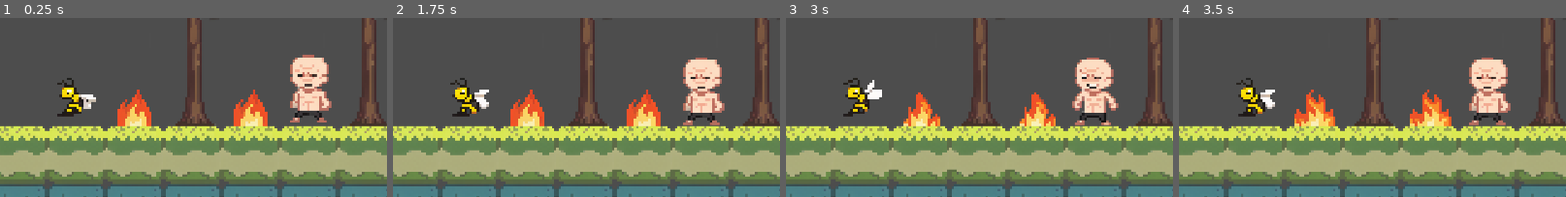
Above: before the commit, frames 1-4 (left to right).
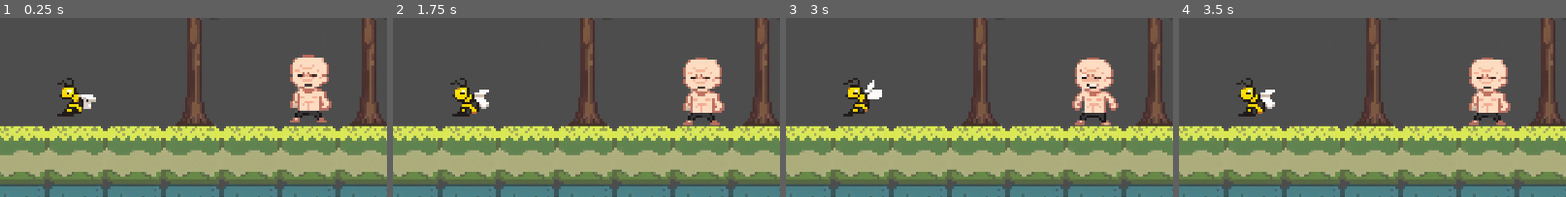
Above: after the commit, the same moments.

Repository: codenergy-dev/maricagamesjam2025_codenergy
Game: Godot game, scene res://scenes/game.tscn
Two runs of this game, one before a commit and one after it. Both use one fixed random seed, a clock stepped at 60 frames per second and the inputs below. The engine's default icon, where the game draws it, is replaced by a stand-in: a white triangle on a blue panel in a dark square.
Inputs:
- Up to frame 1 (0.25 s): no input
- Up to frame 2 (1.75 s): tap Enter (ui_accept) at 0.5, 0.77, 1.52 s; hold Right (ui_right) from 0.53 s (still down)
- Up to frame 3 (3 s): release Right (ui_right) at 2.03 s; hold Left (ui_left) 2.03-2.78 s; hold Right (ui_right) from 2.78 s (still down)
- Up to frame 4 (3.5 s): keep holding Right (ui_right); tap Enter (ui_accept) at 3.02 s
The pictures show only the part of the screen within x 29-79%, y 31-81%; the shares and areas given below are measured in that part.

The runs differ from the first frame. In frame 1, 2.4% of the frame differs, in the area x 30-70%, y 40-61%; in frame 2, 2.4%; in frame 3, 2.0%; in frame 4, 2.6%, in the area x 29-71%, y 40-61%.

Commit message:
Clear fire tile_map_layer scene

Diff:
--- a/godot/scenes/tile_map_layers/fire.tscn
+++ b/godot/scenes/tile_map_layers/fire.tscn
@@ -21,5 +21,4 @@
 sources/1 = SubResource("TileSetAtlasSource_d6rs8")
 
 [node name="Fire" type="TileMapLayer" groups=["hitbox"]]
-tile_map_data = PackedByteArray(0, 0, 1, 0, 255, 255, 1, 0, 0, 0, 0, 0, 0, 0, 255, 255, 255, 255, 1, 0, 0, 0, 0, 0, 0, 0)
 tile_set = SubResource("TileSet_5glsx")
